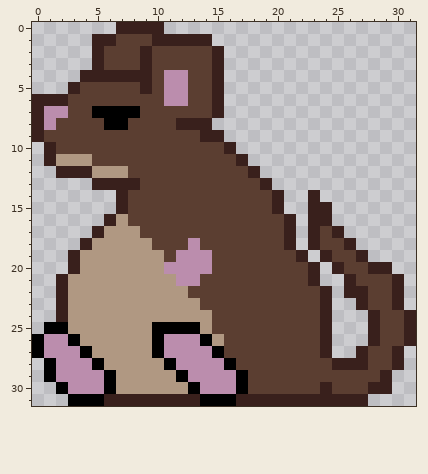
File history of a pixel-art sprite, assets/sprites/enemies/Rat.png. The picture above was drawn from the file before the commit.
The file is 32x32 pixels.
Once edited:
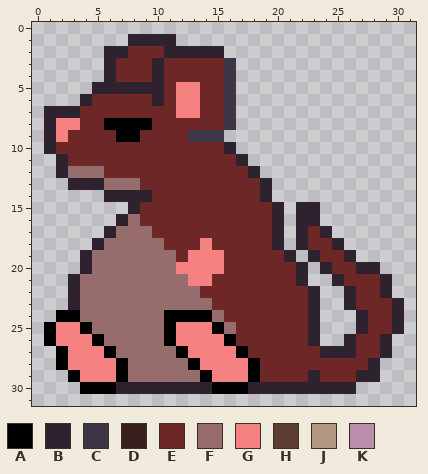
Palette (. is transparent): A #000000  B #2e222f  C #3e3546  D #39201c  E #6e2727  F #966c6c  G #f68181  H #5b3e31  J #b09882  K #bb8dad
The exact change:
@@ x 0..31 @@
- 0 .......DDDD.....................
- 1 .....DDHHHDDDDD.................
- 2 .....DHHHDHHHHHD................
- 3 .....DHHHDHHHHHD................
- 4 ....DDDDDDHKKHHD................
- 5 ...DHHHHHDHKKHHD................
- 6 DDDHHHHHHHHKKHHD................
- 7 DKKHHAAAAHHHHHHD................
- 8 DKHHHHAAHHHHDDD.................
- 9 DHHHHHHHHHHHHHDD................
-10 .DHHHHHHHHHHHHHHD...............
-11 .DJJJHHHHHHHHHHHHD..............
-12 ..DDDJJJHHHHHHHHHHD.............
-13 .....DDDDHHHHHHHHHHD............
-14 .......DHHHHHHHHHHHHD..D........
-15 .......DHHHHHHHHHHHHD..DD.......
-16 ......DJHHHHHHHHHHHHHD.DD.......
-17 .....DJJJHHHHHHHHHHHHD.DHD......
-18 ....DJJJJJHHHKHHHHHHHD.DHHD.....
-19 ...DJJJJJJJHKKKHHHHHHHD.DHHD....
-20 ...DJJJJJJJKKKKHHHHHHHHD.DHHDD..
-21 ..DJJJJJJJJJKKHHHHHHHHHD..DHHHD.
-22 ..DJJJJJJJJJJHHHHHHHHHHHD.DDHHD.
-23 ..DJJJJJJJJJJJHHHHHHHHHHD..DHHD.
-24 ..DJJJJJJJJJJJJHHHHHHHHHD...DHHD
-25 .AAJJJJJJJAAAAJHHHHHHHHHD...DHHD
-26 AKKAJJJJJJAKKKAJHHHHHHHHD...DHHD
-27 AKKKAJJJJJAKKKKAHHHHHHHHD..DHHD.
-28 .AKKKAJJJJJAKKKKAHHHHHHHHDDDHHD.
-29 .AKKKKAJJJJJAKKKKAHHHHHHHHHHHD..
-30 ..AKKKAJJJJJJAKKKAHHHHHHDHHHDD..
-31 ...AAADDDDDDDDAAADDDDDDDDDDD....
+ 0 ................................
+ 1 ........BBBB....................
+ 2 ......BBEEEBBBBB................
+ 3 ......BEEEBEEEEEC...............
+ 4 ......BEEEBEEEEEC...............
+ 5 .....BBBBBBEGGEEC...............
+ 6 ....BEEEEEBEGGEEC...............
+ 7 .BBBEEEEEEEEGGEEC...............
+ 8 .BGGEEAAAAEEEEEEC...............
+ 9 .BGEEEEAAEEEECCC................
+10 .BEEEEEEEEEEEEEEB...............
+11 ..BEEEEEEEEEEEEEEB..............
+12 ..BFFFEEEEEEEEEEEEB.............
+13 ...BBBFFFEEEEEEEEEEB............
+14 ......BBBBEEEEEEEEEB............
+15 ........BEEEEEEEEEEEB.BB........
+16 .......BFEEEEEEEEEEEB.BB........
+17 ......BFFFEEEEEEEEEEB.BEB.......
+18 .....BFFFFFEEEGEEEEEB.BEEB......
+19 ....BFFFFFFFEGGGEEEEEB.BEEB.....
+20 ....BFFFFFFFGGGGEEEEEEB.BEEBB...
+21 ...BFFFFFFFFFGGEEEEEEEB..BEEEB..
+22 ...BFFFFFFFFFFEEEEEEEEEB..BEEB..
+23 ...BFFFFFFFFFFFEEEEEEEEB..BEEEB.
+24 ..AAFFFFFFFAAAAFEEEEEEEB...BEEB.
+25 .AGGAFFFFFFAGGGAFEEEEEEB...BEEB.
+26 .AGGGAFFFFFAGGGGAEEEEEEB..BEEB..
+27 ..AGGGAFFFFFAGGGGAEEEEEEBBBEEB..
+28 ..AGGGGAFFFFFAGGGGAEEEEEEEEEB...
+29 ...AGGGAFFFFFFAGGGAEEEEBEEEBB...
+30 ....AAABBBBBBBBAAABBBBBBBBB.....
+31 ................................
